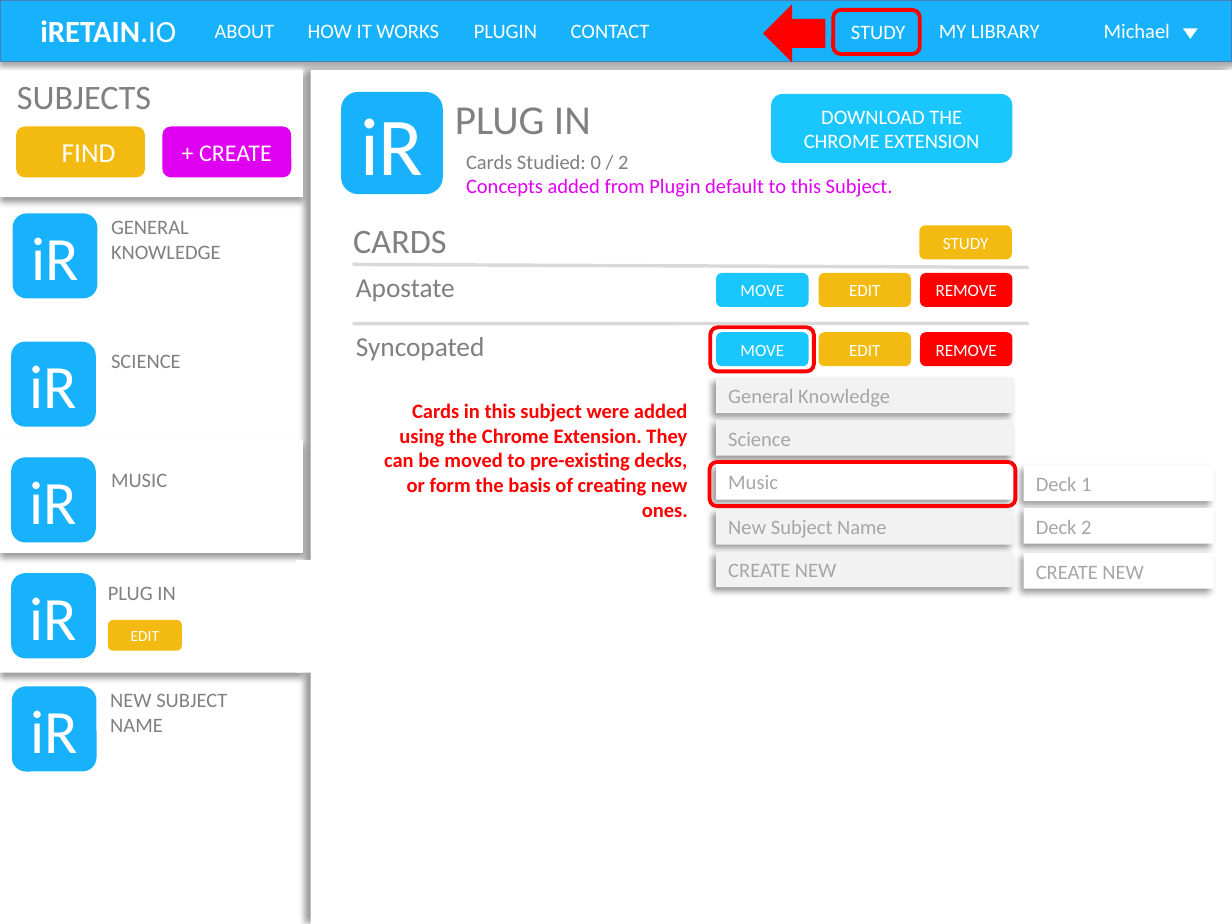
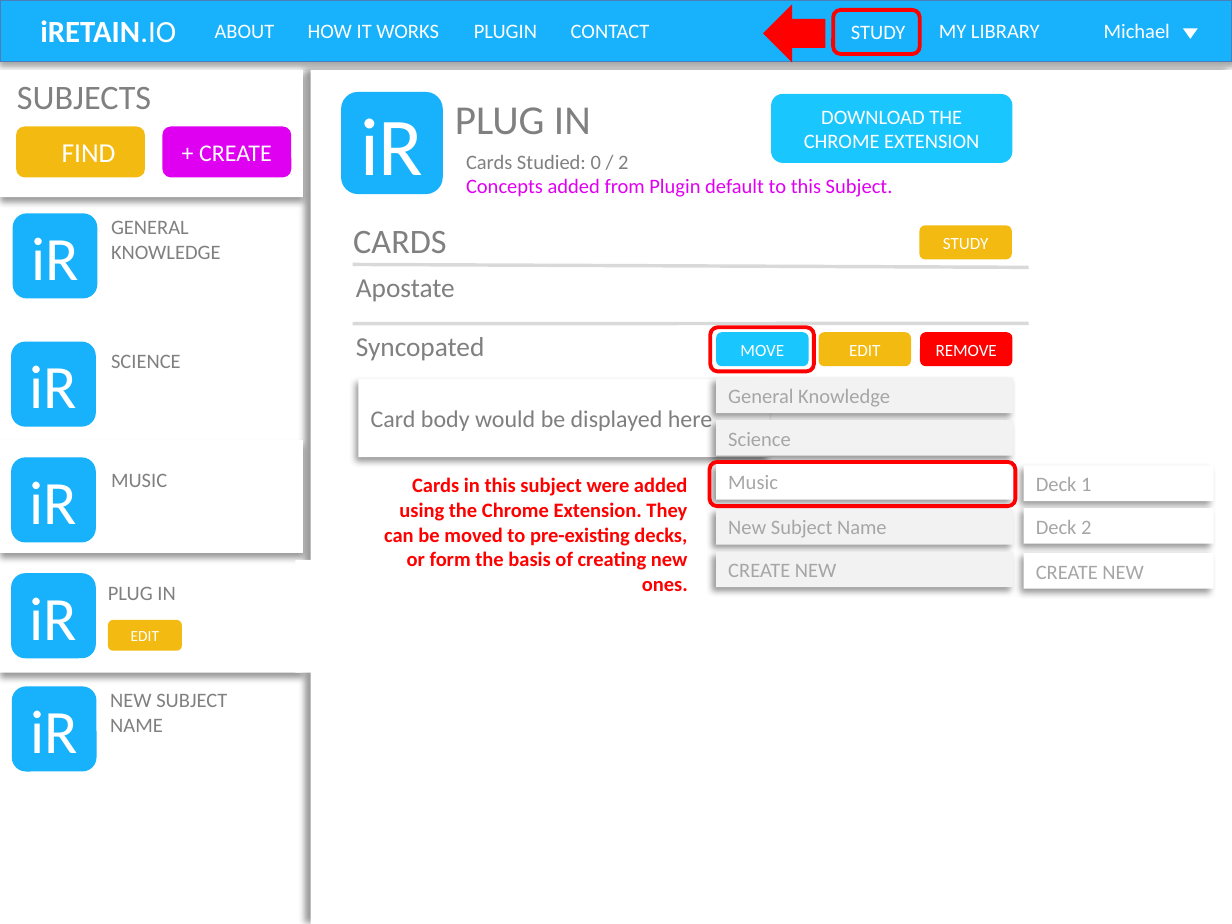
Before and after one commit to mvincent7891/iRETAIN, a slide deck: slide 26 of docs/Wireframes/Wireframes_ppt.pptx. Drawn at 1232x924 pixels with LibreOffice and Linux fonts; fonts in the diff are those of the drawing; background and template pictures are left out. Boxes give left, top, right and bottom in pixels: in the first picture for what was removed or moved away, otherwise in the second. Text is boxed around its words. In the diff, an @@ line names an element or a change of style, - is before the commit and + after.

```diff
--- a/docs/Wireframes/Wireframes_ppt.pptx
+++ b/docs/Wireframes/Wireframes_ppt.pptx
@@ rounded rectangle removed at <box>716,274,808,308</box> @@
-MOVE
@@ rounded rectangle removed at <box>818,274,910,308</box> @@
-EDIT
@@ rounded rectangle removed at <box>920,274,1013,308</box> @@
-REMOVE
@@ rectangle added at <box>359,379,770,458</box>, fill #FFFFFF, 14 pt, text #7F7F7F @@
+Card body would be displayed here
@@ text "Cards in this subject were ...": place and size @@
-text "Cards in this subject were ..." at <box>384,403,688,517</box>
+text "Cards in this subject were ..." at <box>384,477,688,591</box>
```
Also in this commit, not shown: 2 other slides changed, 9 other files.
